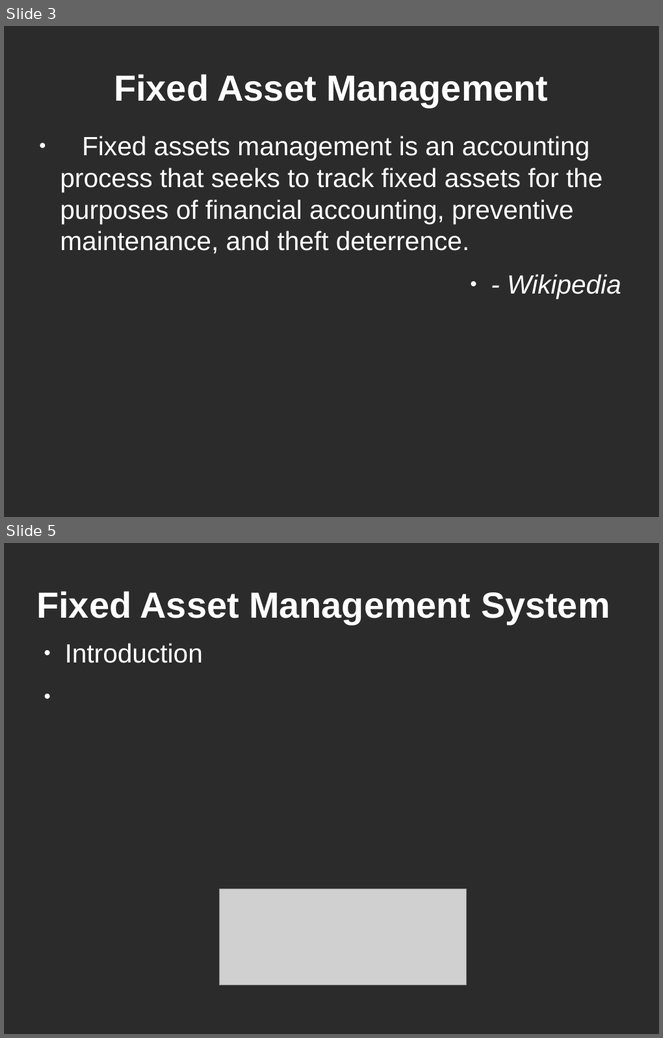
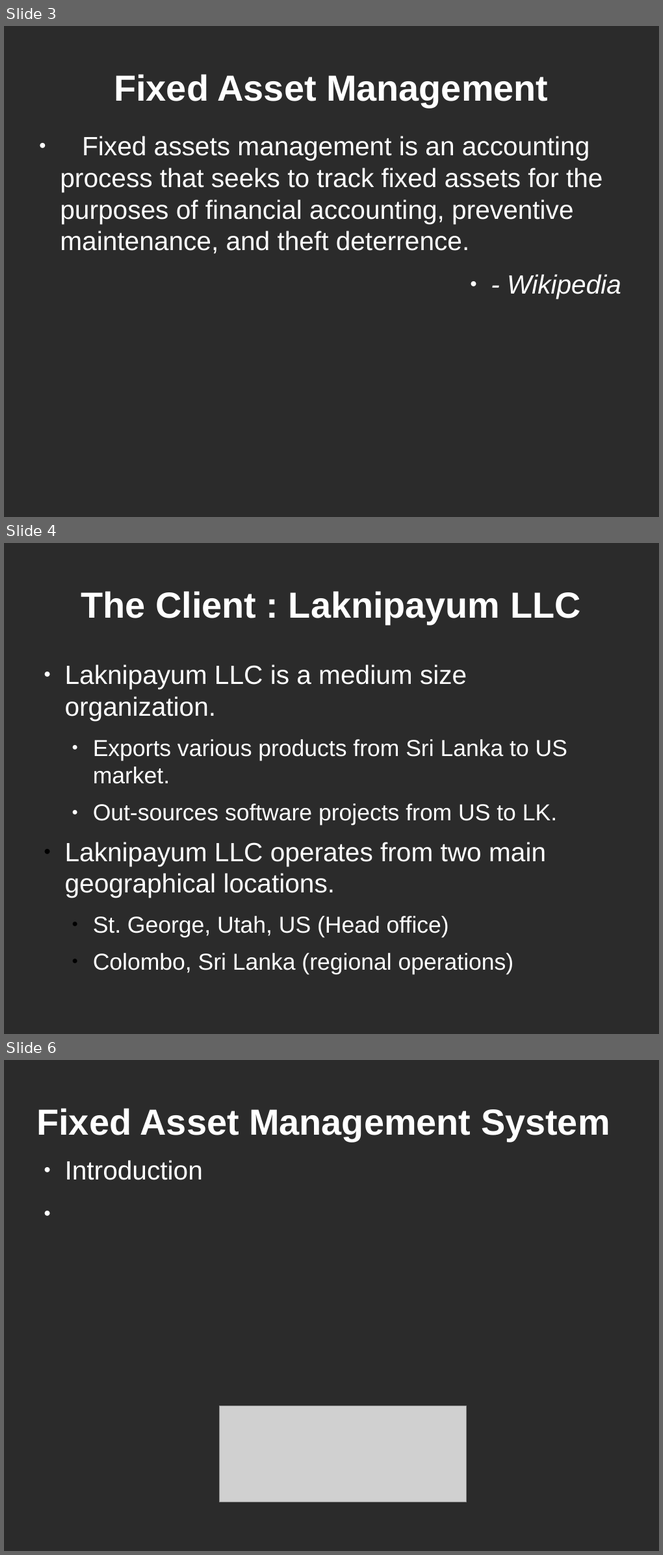
Before and after one commit to kind-technologies/FAMS, a slide deck: docs/presentation.odp. Shown one above the other, each under a label of ours: slides 3 and 5 before the commit, slides 3, 4 and 6 after it; the slides between them are not shown. The pictures are 663x1038 and 663x1555 pixels, drawn with LibreOffice and Linux fonts; fonts in the diff are those of the drawing; grey boxes stand for pictures; background and template pictures are left out; a plain dark background stands for a picture behind light text. Boxes give left, top, right and bottom in pixels: in the first picture for what was removed or moved away, otherwise in the second. Text is boxed around its words. In the diff, an @@ line names an element or a change of style, - is before the commit and + after.

```diff
--- a/docs/presentation.odp
+++ b/docs/presentation.odp
@@ slide 4 added at [4, 543, 659, 1034], background picture (left out) @@
@@ title added at [81, 591, 581, 624], 44 pt, text #FFFFFF, bold @@
+The Client : Laknipayum LLC
@@ text added at [65, 665, 568, 975], 28 pt, text #FFFFFF @@
+● Laknipayum LLC is a medium size organization.
+  ● Exports various products from Sri Lanka to US market.
+  ● Out-sources software projects from US to LK.
+● Laknipayum LLC operates from two main geographical locations.
+  ● St. George, Utah, US (Head office)
+  ● Colombo, Sri Lanka (regional operations)
@@ what was slide 5 is now slide 6 @@
```
Also in this commit, not shown: 1 slide changed, 1 other slide added, 1 slide removed.
